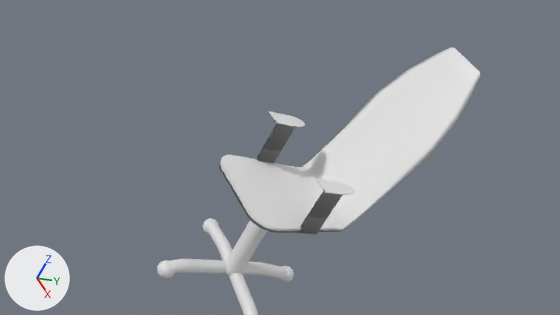
The Blender file models/silla-silla oficina/silla.blend, before and after one commit.
One viewpoint serves both versions: the file's camera 'Camera'. The lights are fixed; the arrows at lower left show +X, +Y and +Z. Materials are left out; every surface is plain grey.

Names of what the first picture shows: 'Cylinder', 'Cylinder.001', 'Cylinder.002', 'reposaBrazosIz', 'reposaBrazosIz.001', 'tableroCulo'.
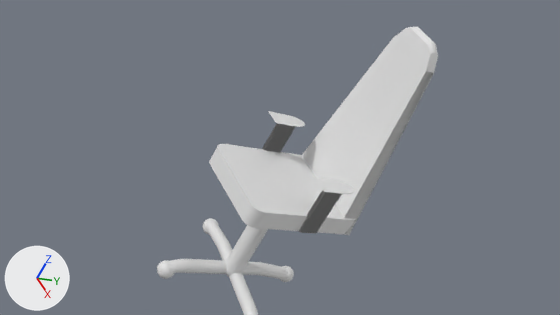
Where the change shows, as pixel boxes (x1, y1, x2, y2) in the pictures (560 x 315 px):
'tableroCulo', deleted: before (219, 48, 480, 233)
'Cube.004', added: after (301, 27, 438, 235)
'Cube.003', added: after (209, 144, 356, 234)
'reposaBrazosIz.001', moved: before (300, 191, 342, 234); after (299, 190, 342, 233)

Patch to the scene script:
```diff
--- a/models/silla-silla oficina/silla.blend.py
+++ b/models/silla-silla oficina/silla.blend.py
@@ me_cube_002 @@
+me_cube_002.from_pydata(...)  # 85 vertices, 56 faces; spans x -5.1..5.1, y 12.9..14.9, z 15.3..41.7
@@ me_cube_001 @@
+me_cube_001.from_pydata(...)  # 268 vertices, 220 faces; spans x -1.0..1.0, y -1.0..1.0, z -1.0..1.0
@@ ob_reposabrazosiz_001 @@
 ob_reposabrazosiz_001 = bpy.data.objects.new('reposaBrazosIz.001', me_cube_006)
-ob_reposabrazosiz_001.location = (5.01, 8.91, 12.35)
+ob_reposabrazosiz_001.location = (4.9, 8.91, 12.35)
 ob_reposabrazosiz_001.scale = (0.224, 1.0, 1.0)
@@ ob_tableroculo @@
-ob_tableroculo = bpy.data.objects.new('tableroCulo', me_cube_005)
-ob_tableroculo.location = (0.0, 8.11, 11.51)
-ob_tableroculo.scale = (5.25, 5.25, 0.299)
-_m = ob_tableroculo.modifiers.new('Smooth', 'SMOOTH')
@@ ob_cube_004 @@
+ob_cube_004 = bpy.data.objects.new('Cube.004', me_cube_002)
+ob_cube_004.location = (0.0, 0.19, -0.31)
+ob_cube_004.scale = (0.956, 0.956, 0.756)
@@ ob_cube_003 @@
+ob_cube_003 = bpy.data.objects.new('Cube.003', me_cube_001)
+ob_cube_003.location = (0.0, 8.21, 12.24)
+ob_cube_003.scale = (-4.91, 6.27, 0.936)
```
